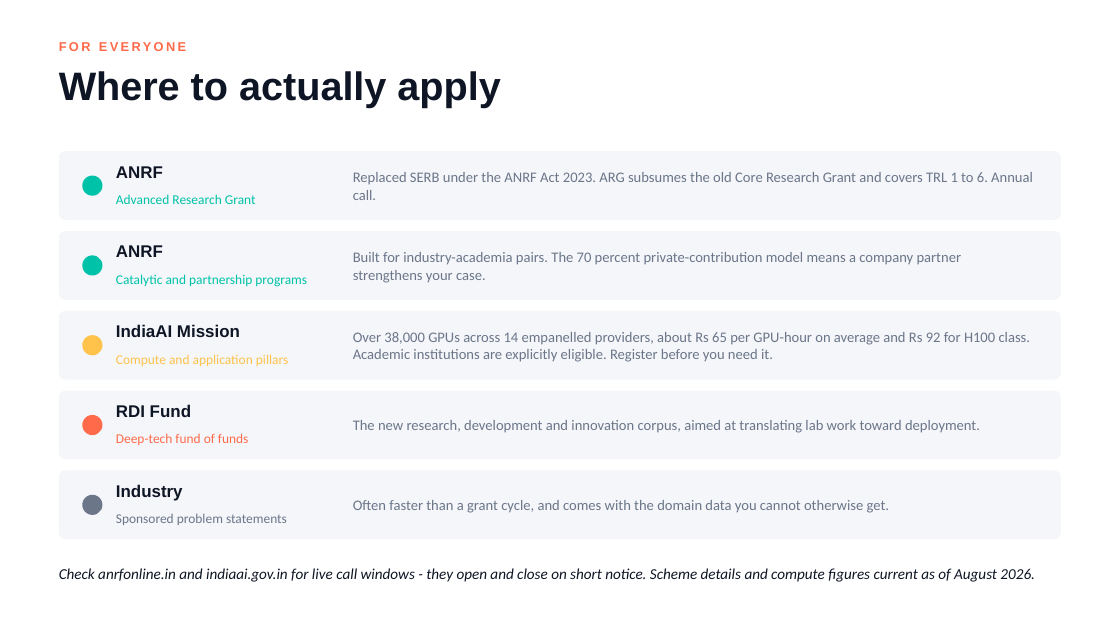
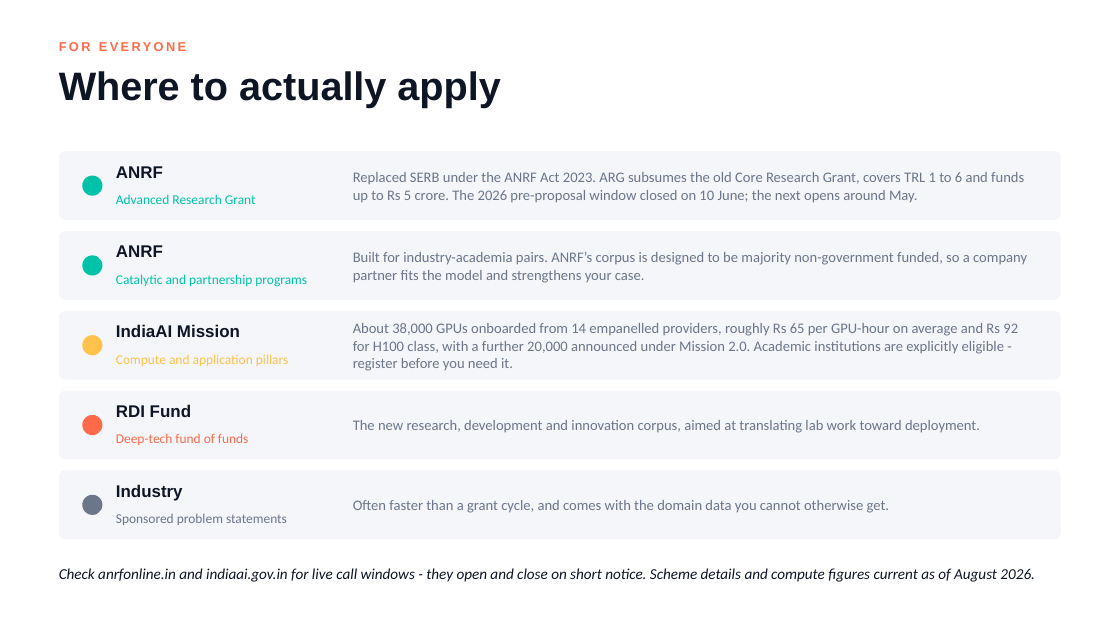
Before and after one commit to lksmangai/DeepLearning, a slide deck: slide 29 of Multimodal-AI-ATAL-FDP-Deck.pptx. Drawn at 1120x630 pixels with LibreOffice and Linux fonts; fonts in the diff are those of the drawing. Boxes give left, top, right and bottom in pixels: in the first picture for what was removed or moved away, otherwise in the second. Text is boxed around its words. In the diff, an @@ line names an element or a change of style, - is before the commit and + after.

```diff
--- a/Multimodal-AI-ATAL-FDP-Deck.pptx
+++ b/Multimodal-AI-ATAL-FDP-Deck.pptx
@@ text at [353, 172, 1024, 203]: text changed @@
-Replaced SERB under the ANRF Act 2023. ARG subsumes the old Core Research Grant and covers TRL 1 to 6. Annual call.
+Replaced SERB under the ANRF Act 2023. ARG subsumes the old Core Research Grant, covers TRL 1 to 6 and funds up to Rs 5 crore. The 2026 pre-proposal window closed on 10 June; the next opens around May.
@@ text at [353, 252, 1027, 283]: text changed @@
-Built for industry-academia pairs. The 70 percent private-contribution model means a company partner strengthens your case.
+Built for industry-academia pairs. ANRF’s corpus is designed to be majority non-government funded, so a company partner fits the model and strengthens your case.
@@ text at [353, 323, 1018, 371]: text changed @@
-Over 38,000 GPUs across 14 empanelled providers, about Rs 65 per GPU-hour on average and Rs 92 for H100 class. Academic institutions are explicitly eligible. Register before you need it.
+About 38,000 GPUs onboarded from 14 empanelled providers, roughly Rs 65 per GPU-hour on average and Rs 92 for H100 class, with a further 20,000 announced under Mission 2.0. Academic institutions are explicitly eligible - register before you need it.
```
Also in this commit, not shown: 8 other slides changed.
